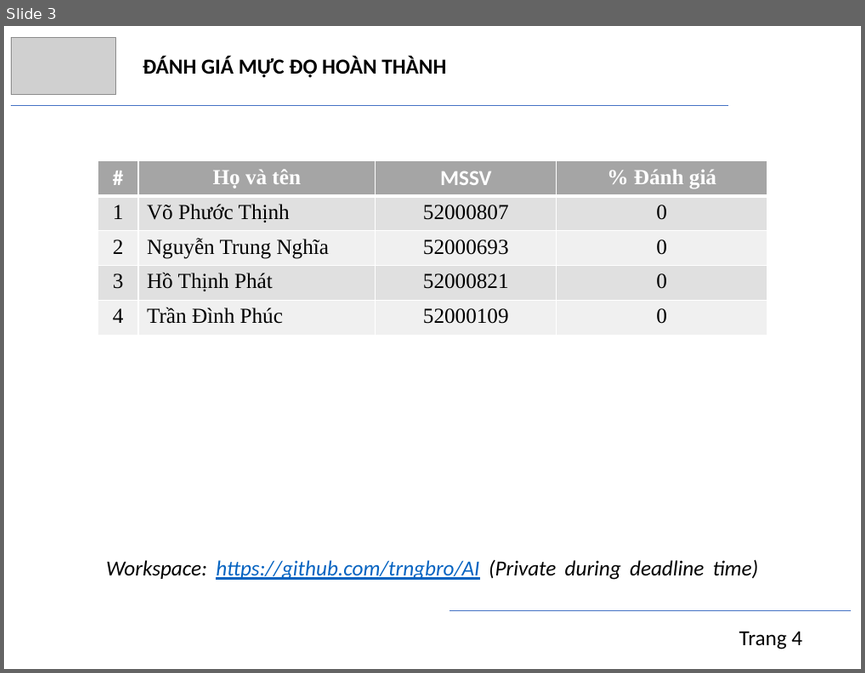
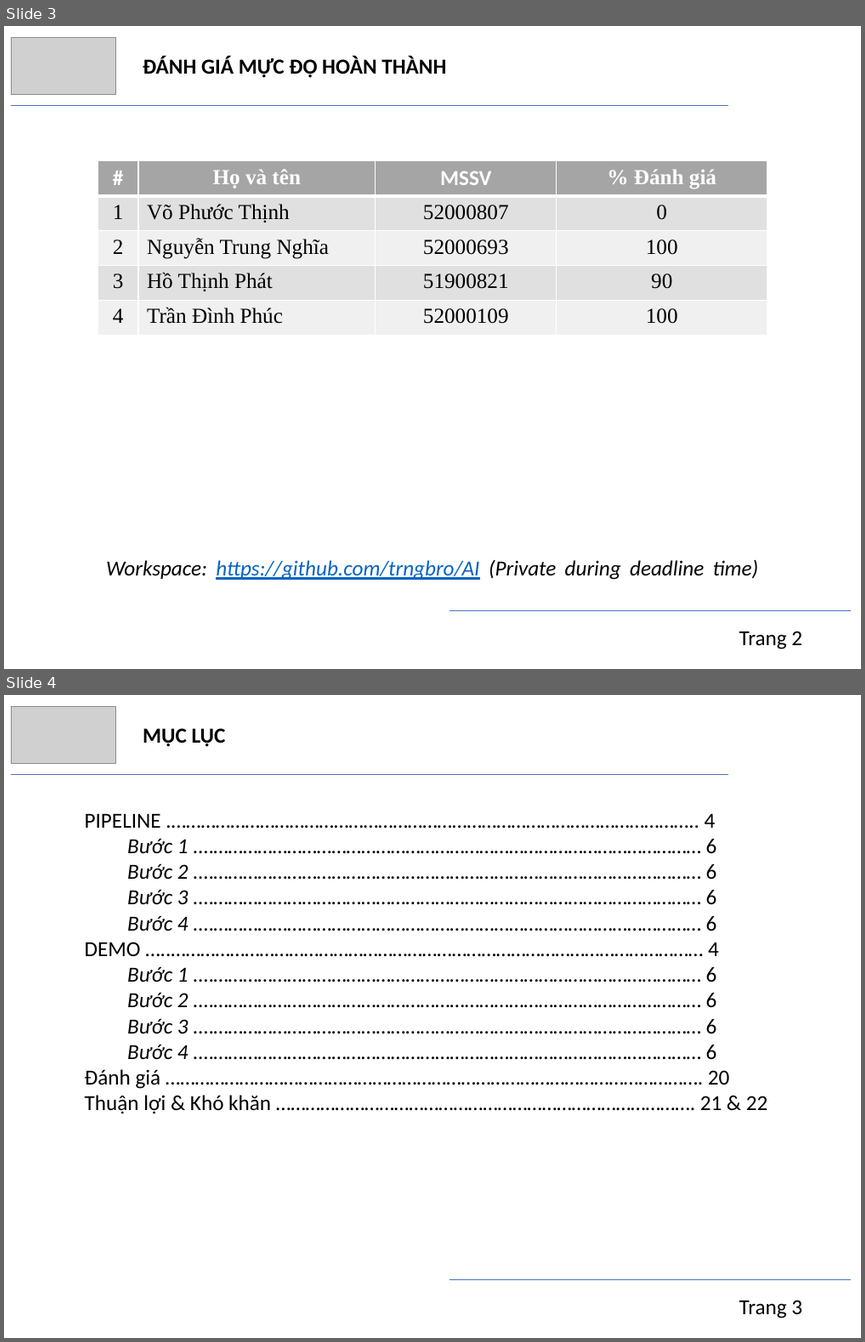
Before and after one commit to trngbro/AI, a slide deck: present/progress/presentation.pptx. Shown one above the other, each under a label of ours: slide 3 before the commit, slides 3 and 4 after it. The pictures are 865x673 and 865x1342 pixels, drawn with LibreOffice and Linux fonts; fonts in the diff are those of the drawing; grey boxes stand for pictures. Boxes give left, top, right and bottom in pixels: in the first picture for what was removed or moved away, otherwise in the second. Text is boxed around its words. In the diff, an @@ line names an element or a change of style, - is before the commit and + after.

```diff
--- a/present/progress/presentation.pptx
+++ b/present/progress/presentation.pptx
@@ slide 4 added at (4,695,861,1338), background #FFFFFF @@
@@ picture added at (11,706,115,764) @@
@@ text added at (143,728,226,747), 18 pt, text #000000, bold @@
+MỤC LỤC
@@ line added from (11, 775) to (728, 775), #4472C4 0.5 pt @@
@@ text added at (85,813,768,1114), 18 pt, text #000000 @@
+PIPELINE .…………………………………………………………………………………………….. 4
+Bước 1 .………………………………………………………………………………………… 6
+Bước 2 .………………………………………………………………………………………… 6
+Bước 3 .………………………………………………………………………………………… 6
+Bước 4 .………………………………………………………………………………………… 6
+DEMO …..……………………………………………………………………………………………… 4
+Bước 1 .………………………………………………………………………………………… 6
+Bước 2 .………………………………………………………………………………………… 6
+Bước 3 .………………………………………………………………………………………… 6
+Bước 4 .………………………………………………………………………………………… 6
+Đánh giá ………………………………………………………………………………………………. 20
+Thuận lợi & Khó khăn …………………………………………………………………………. 21 & 22
@@ line added from (449, 1279) to (851, 1279), #4472C4 0.5 pt @@
@@ text added at (739,1299,802,1318), 18 pt, text #000000 @@
+Trang 3
@@ slide 3 changed as well @@
@@ table at (98,161,766,335) @@
-row 3, column 4: 0
+row 3, column 4: 100
-row 4, column 3: 52000821
+row 4, column 3: 51900821
-row 4, column 4: 0
+row 4, column 4: 90
-row 5, column 4: 0
+row 5, column 4: 100
@@ text at (739,630,802,649): text changed @@
-Trang 4
+Trang 2
```
Also in this commit, not shown: 3 other slides changed, 17 other slides added, 1 other file.
